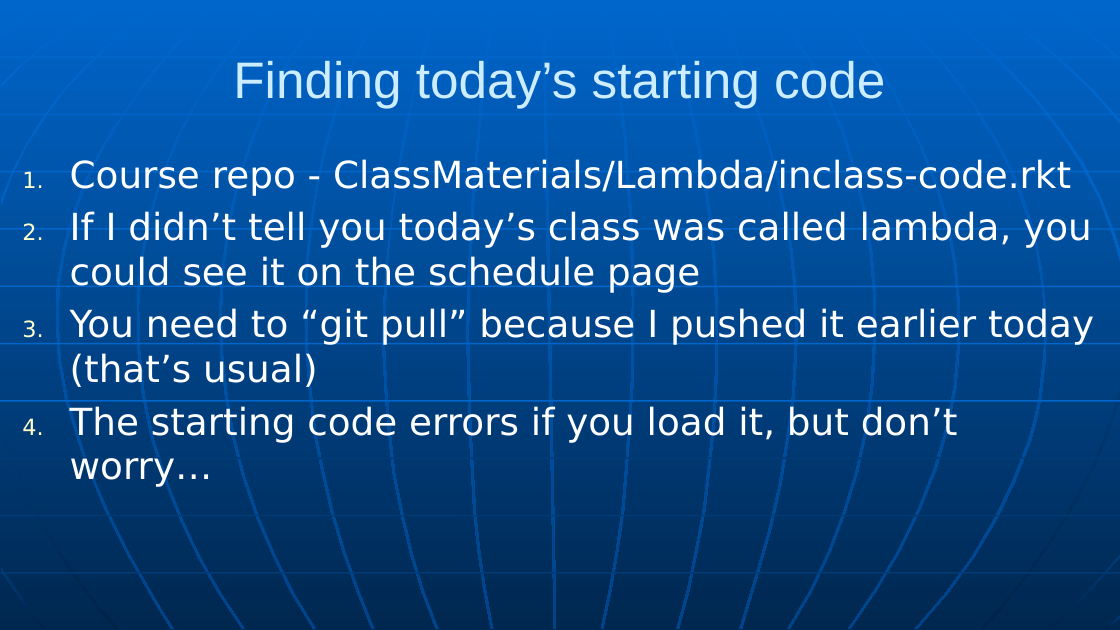
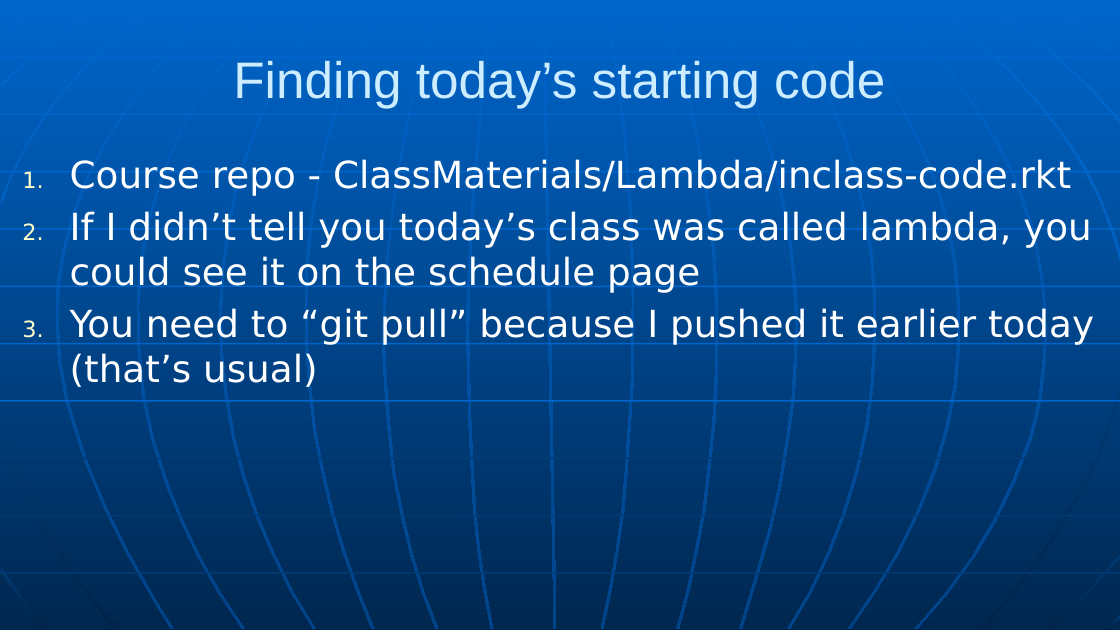
Before and after one commit to RHIT-CSSE/csse304, a slide deck: slide 2 of ClassMaterials/Lambda/Lambda.pptx. Drawn at 1120x630 pixels with LibreOffice and Linux fonts; fonts in the diff are those of the drawing. Boxes give left, top, right and bottom in pixels: in the first picture for what was removed or moved away, otherwise in the second. Text is boxed around its words. In the diff, an @@ line names an element or a change of style, - is before the commit and + after.

```diff
--- a/ClassMaterials/Lambda/Lambda.pptx
+++ b/ClassMaterials/Lambda/Lambda.pptx
@@ text at (70, 404, 958, 487): paragraph removed @@
-4. The starting code errors if you load it, but don’t worry…
```
Also in this commit, not shown: 2 other files.
